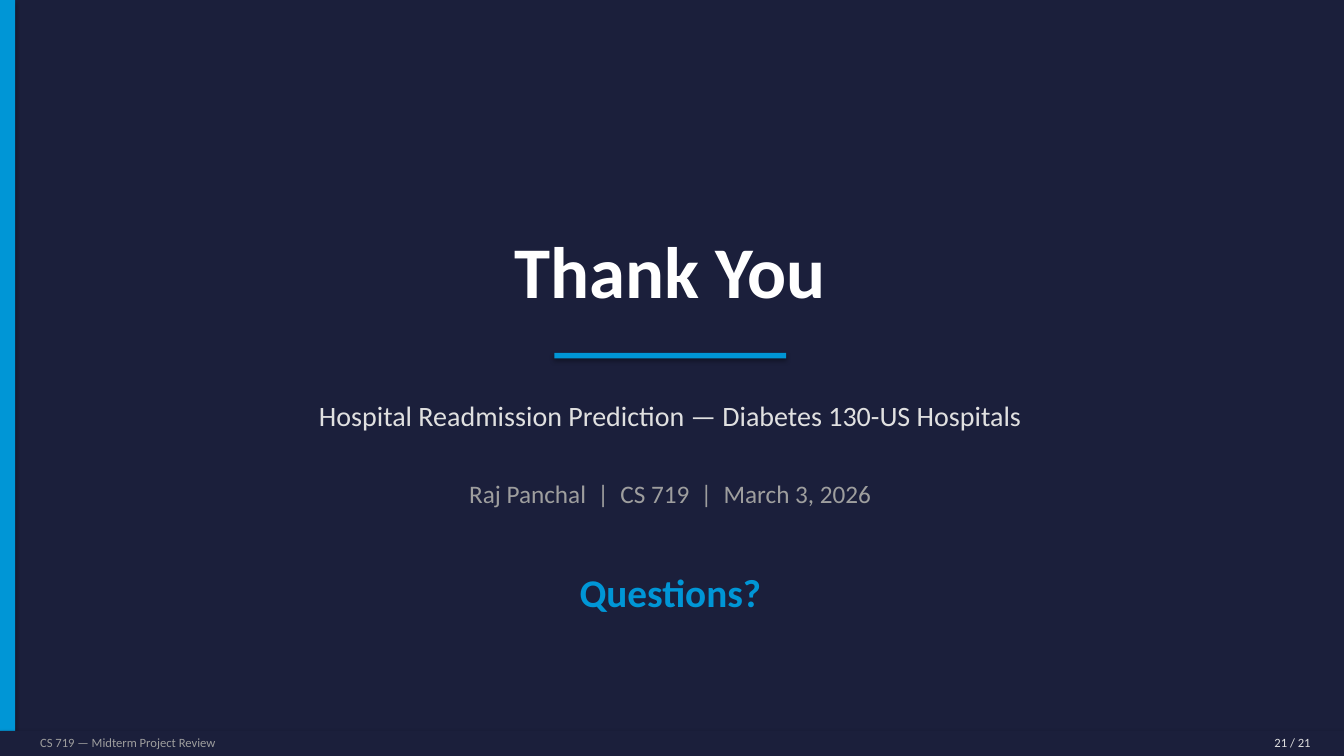
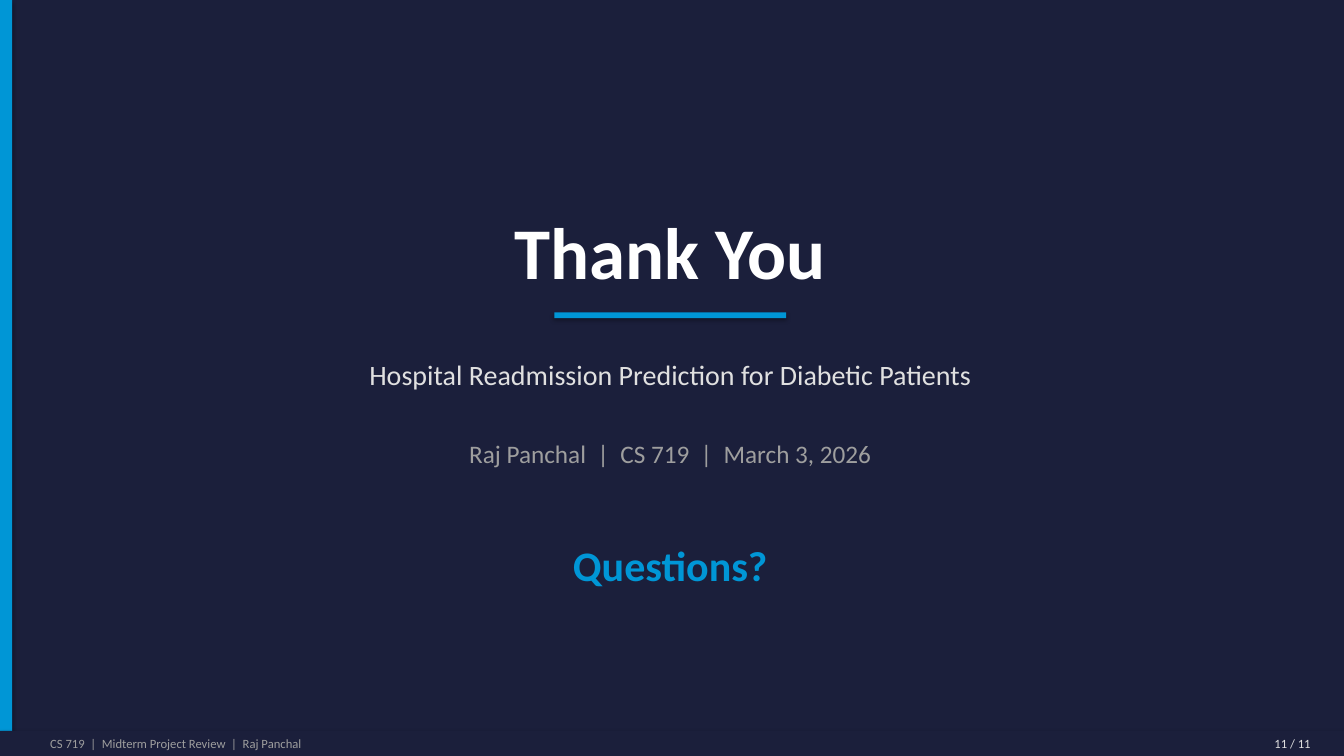
Before and after one commit to rajpanchal0101/CS-719, a slide deck: slide 11 of CS719_Midterm_Project_Review.pptx (slide 21 before the commit). Drawn at 1344x756 pixels with LibreOffice and Linux fonts; fonts in the diff are those of the drawing. Boxes give left, top, right and bottom in pixels: in the first picture for what was removed or moved away, otherwise in the second. Text is boxed around its words. In the diff, an @@ line names an element or a change of style, - is before the commit and + after.

```diff
--- a/CS719_Midterm_Project_Review.pptx
+++ b/CS719_Midterm_Project_Review.pptx
@@ text "Thank You": place and size @@
-text "Thank You" at bbox=[515, 247, 826, 299]
+text "Thank You" at bbox=[515, 228, 826, 280]
@@ text "Thank You" at bbox=[515, 228, 826, 280]: line spacing 62pt to 1 @@
@@ rectangle: place and size @@
-rectangle at bbox=[555, 353, 786, 359]
+rectangle at bbox=[555, 313, 786, 319]
@@ text at bbox=[369, 365, 970, 390]: text changed @@
-Hospital Readmission Prediction — Diabetes 130-US Hospitals
+Hospital Readmission Prediction for Diabetic Patients
@@ text "Raj Panchal | CS 719 ...": place and size @@
-text "Raj Panchal | CS 719 ..." at bbox=[469, 485, 871, 507]
+text "Raj Panchal | CS 719 ..." at bbox=[469, 445, 871, 467]
@@ text "Raj Panchal | CS 719 ..." at bbox=[469, 445, 871, 467]: line spacing 21pt to 1 @@
@@ text "Questions?": place and size @@
-text "Questions?" at bbox=[580, 579, 761, 612]
+text "Questions?" at bbox=[573, 551, 767, 587]
@@ text "Questions?" at bbox=[573, 551, 767, 587]: size 28 to 30 pt; line spacing 33pt to 1 @@
@@ text at bbox=[50, 739, 301, 750]: text changed @@
-CS 719 — Midterm Project Review
+CS 719 | Midterm Project Review | Raj Panchal
@@ text at bbox=[1274, 740, 1311, 748]: text changed @@
-21 / 21
+11 / 11
```
Also in this commit, not shown: 4 other slides changed, 6 slides added, 16 slides removed, 1 other file.
